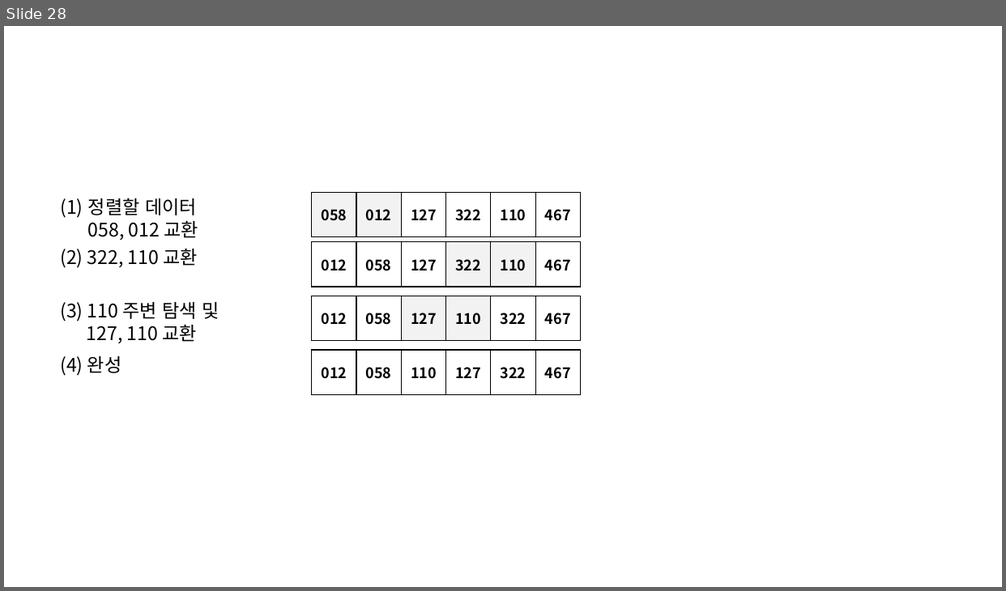
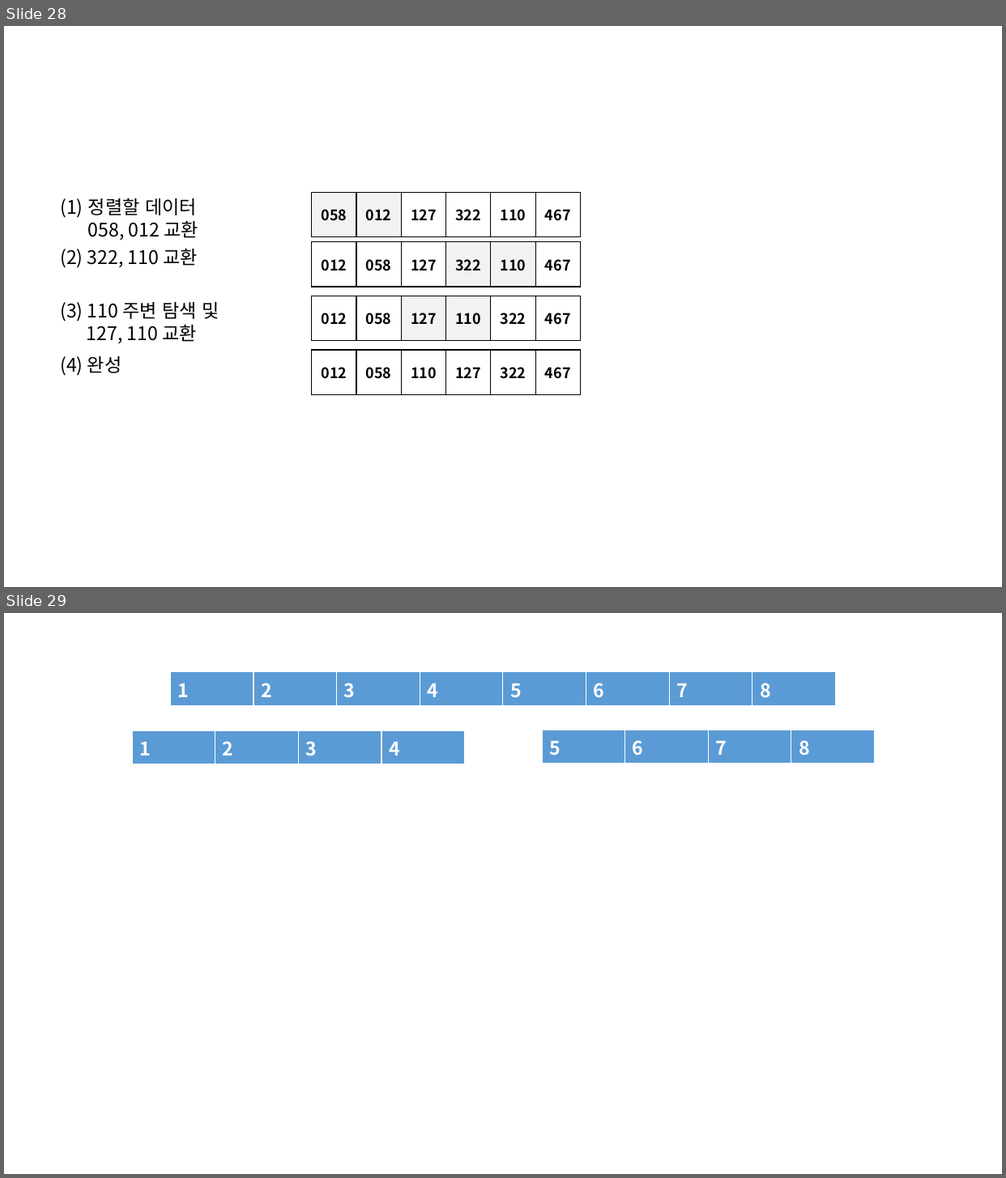
Before and after one commit to jjeong723/Study_note, a slide deck: 1st_study.pptx. Shown one above the other, each under a label of ours: slide 28 before the commit, slides 28 and 29 after it. The pictures are 1006x591 and 1006x1178 pixels, drawn with LibreOffice and Linux fonts; fonts in the diff are those of the drawing. Boxes give left, top, right and bottom in pixels: in the first picture for what was removed or moved away, otherwise in the second. Text is boxed around its words. In the diff, an @@ line names an element or a change of style, - is before the commit and + after.

```diff
--- a/1st_study.pptx
+++ b/1st_study.pptx
@@ slide 29 added at bbox=[4, 613, 1002, 1174], background #FFFFFF @@
@@ table added at bbox=[170, 672, 835, 703], 1 rows, 8 columns @@
+1 | 2 | 3 | 4 | 5 | 6 | 7 | 8
@@ table added at bbox=[132, 730, 464, 761], 1 rows, 4 columns @@
+1 | 2 | 3 | 4
@@ table added at bbox=[543, 730, 875, 760], 1 rows, 4 columns @@
+5 | 6 | 7 | 8
```
Also in this commit, not shown: 1 other file.
